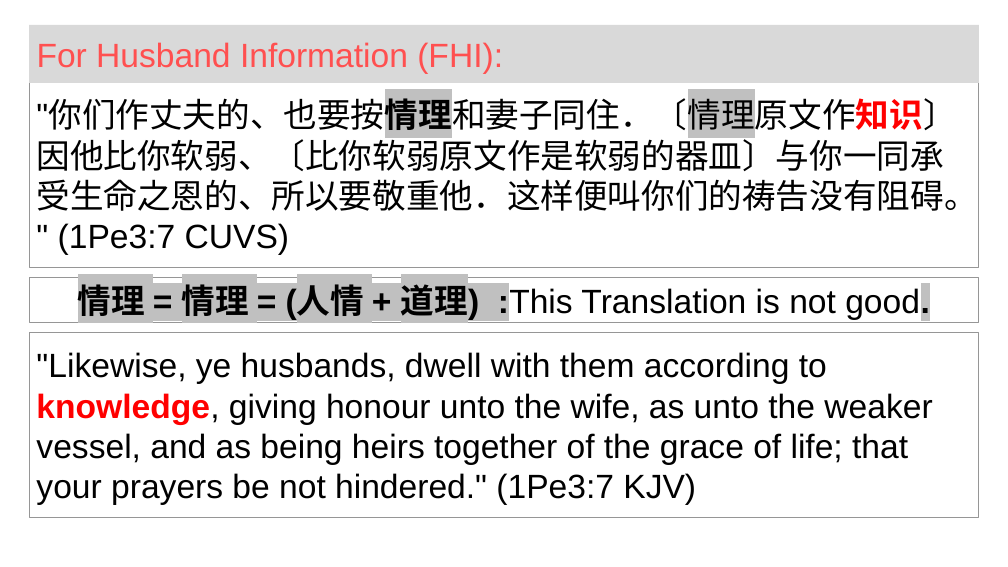
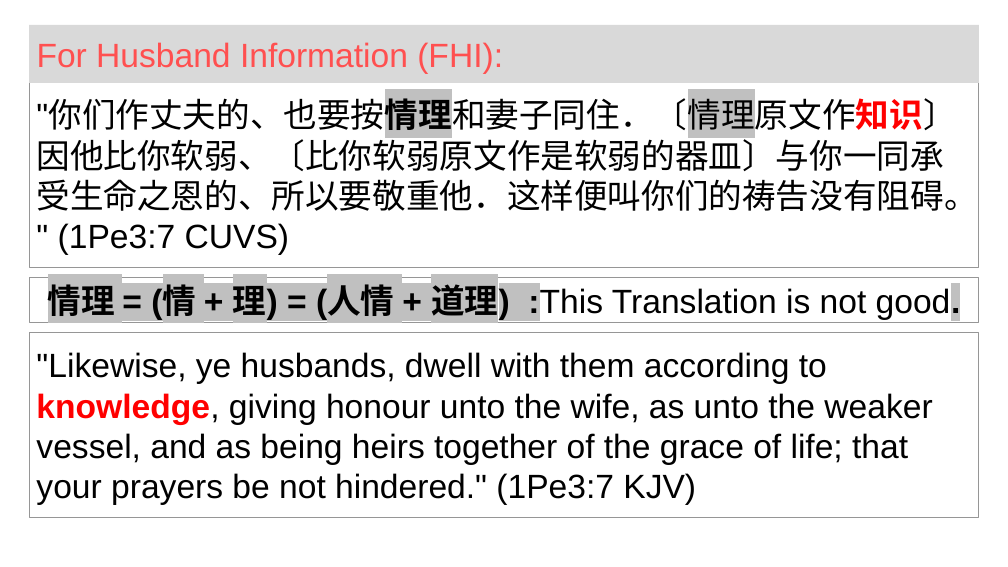
Before and after one commit to wdingbox/accc_2025_pp, a slide deck: slide 6 of work/wk_1Peter3_3_7.pptx. Drawn at 1008x567 pixels with LibreOffice and Linux fonts; fonts in the diff are those of the drawing; background and template pictures are left out. Boxes give left, top, right and bottom in pixels: in the first picture for what was removed or moved away, otherwise in the second. Text is boxed around its words. In the diff, an @@ line names an element or a change of style, - is before the commit and + after.

```diff
--- a/work/wk_1Peter3_3_7.pptx
+++ b/work/wk_1Peter3_3_7.pptx
@@ text in rectangle at (48, 278, 961, 322): text changed @@
-情理 = 情理 = (人情 + 道理) :This Translation is not good.
+情理 = (情 + 理) = (人情 + 道理) :This Translation is not good.
```
Also in this commit, not shown: 1 other slide changed, 1 other file.
